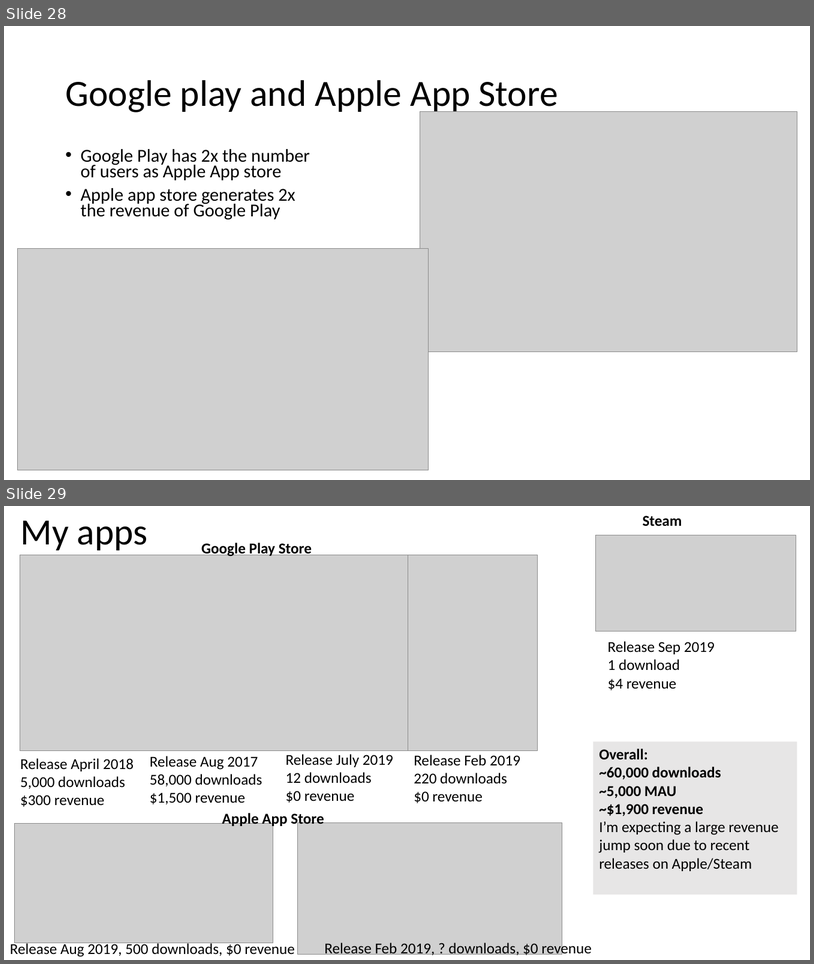
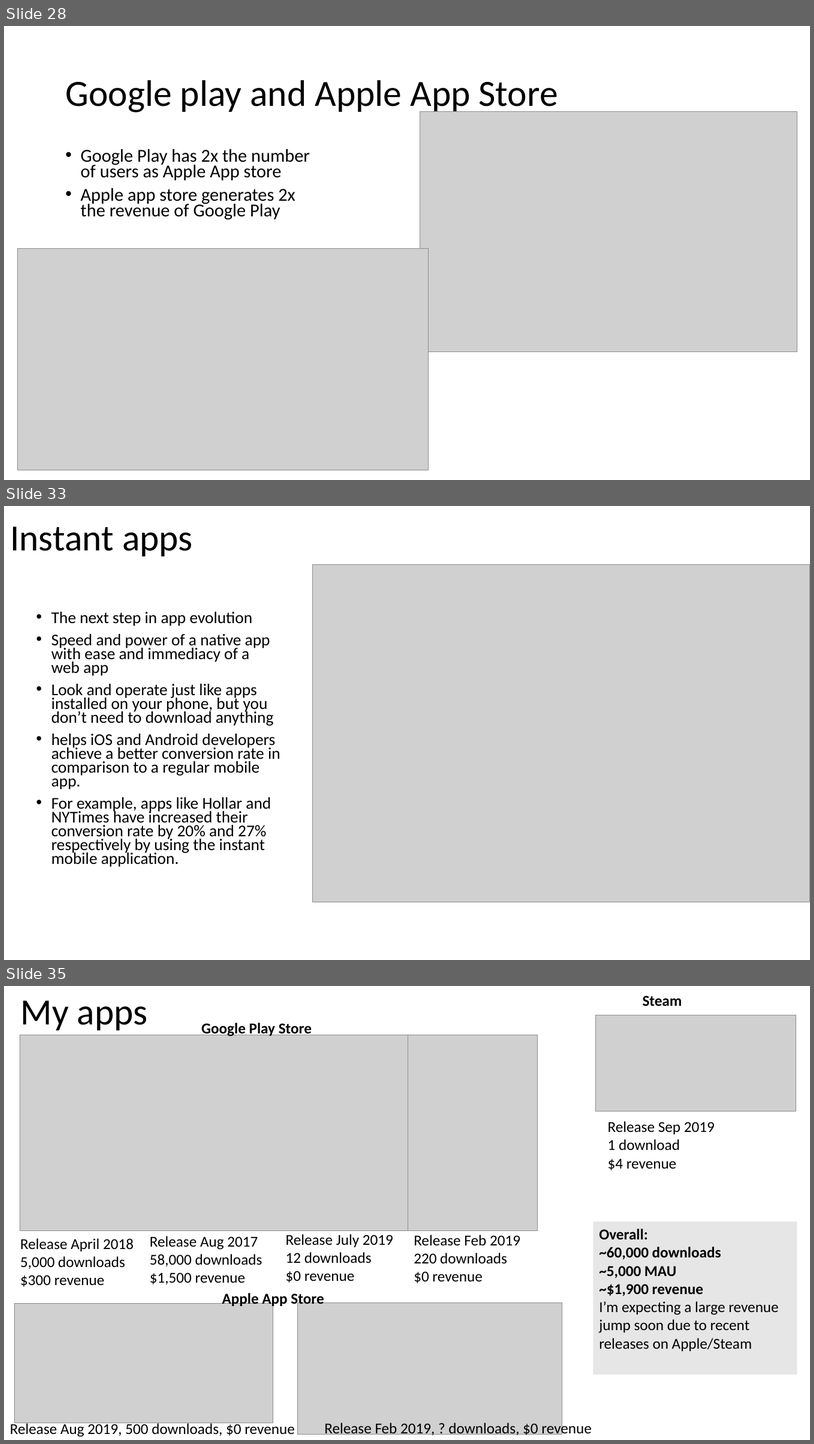
Before and after one commit to russellu/cs230, a slide deck: Lecture_First.pptx. Shown one above the other, each under a label of ours: slides 28 and 29 before the commit, slides 28, 33 and 35 after it; the slides between them are not shown. The pictures are 814x964 and 814x1444 pixels, drawn with LibreOffice and Linux fonts; fonts in the diff are those of the drawing; grey boxes stand for pictures. Boxes give left, top, right and bottom in pixels: in the first picture for what was removed or moved away, otherwise in the second. Text is boxed around its words. In the diff, an @@ line names an element or a change of style, - is before the commit and + after.

```diff
--- a/Lecture_First.pptx
+++ b/Lecture_First.pptx
@@ slide 33 added at bbox=[4, 506, 810, 960], background #FFFFFF @@
@@ title added at bbox=[10, 526, 193, 556], 44 pt, text #000000 @@
+Instant apps
@@ picture added at bbox=[313, 565, 810, 902] @@
@@ text added at bbox=[51, 612, 281, 867], 19.6 pt, text #000000 @@
+• The next step in app evolution
+• Speed and power of a native app with ease and immediacy of a web app
+• Look and operate just like apps installed on your phone, but you don’t need to download anything
+• helps iOS and Android developers achieve a better conversion rate in comparison to a regular mobile app.
+• For example, apps like Hollar and NYTimes have increased their conversion rate by 20% and 27% respectively by using the instant mobile application.
@@ what was slide 29 is now slide 35 @@
```
Also in this commit, not shown: 1 slide changed, 5 other slides added.
